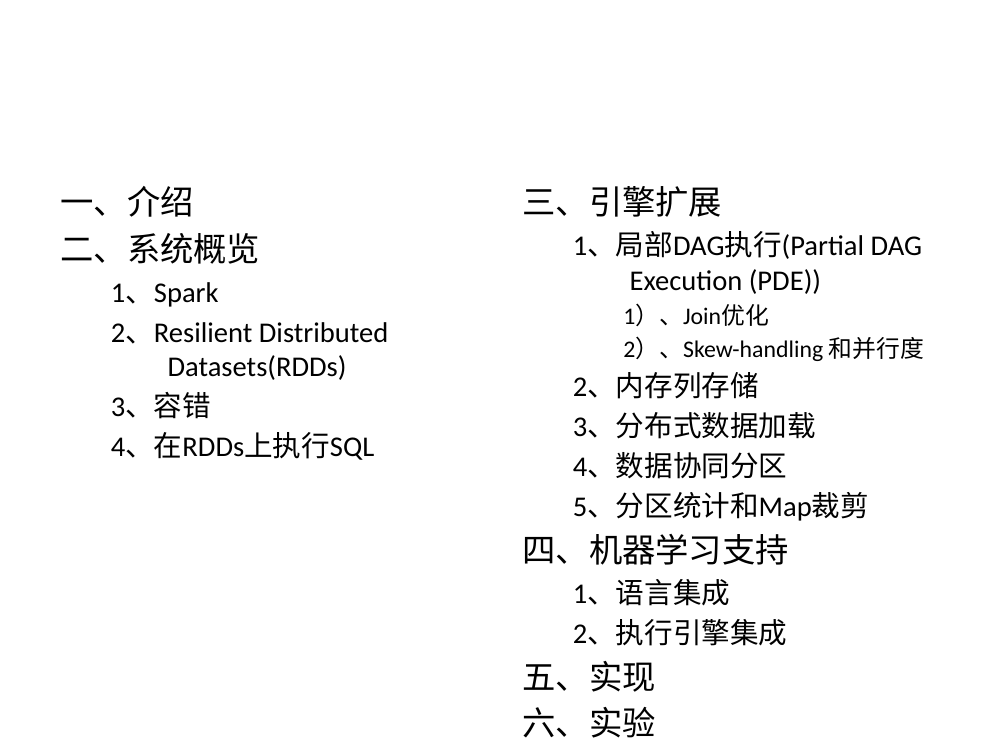
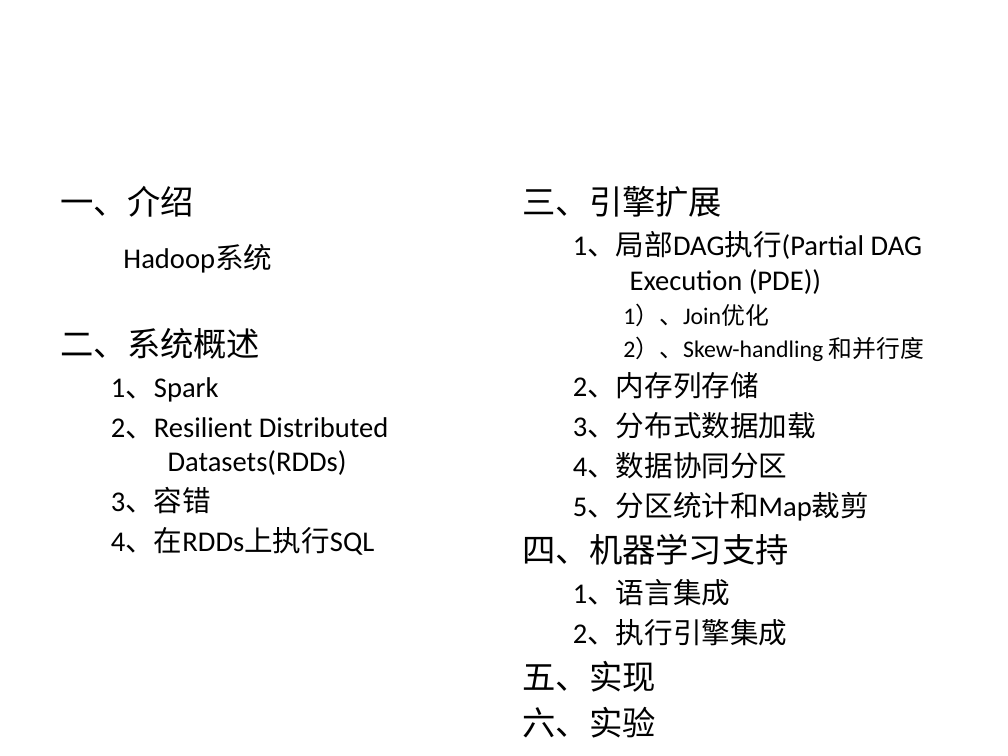
Before and after one commit to wuxingdexian/seminar, a slide deck: slide 2 of test.pptx (slide 3 before the commit). Drawn at 1008x756 pixels with LibreOffice and Linux fonts; fonts in the diff are those of the drawing. Boxes give left, top, right and bottom in pixels: in the first picture for what was removed or moved away, otherwise in the second. Text is boxed around its words. In the diff, an @@ line names an element or a change of style, - is before the commit and + after.

```diff
--- a/test.pptx
+++ b/test.pptx
@@ text at box(60, 244, 272, 359): text changed; size 23.8 to 20.4 pt @@
-二、系统概览
+Hadoop系统
+二、系统概述
```
Also in this commit, not shown: 2 other slides changed, 10 slides added, 1 slide removed.
